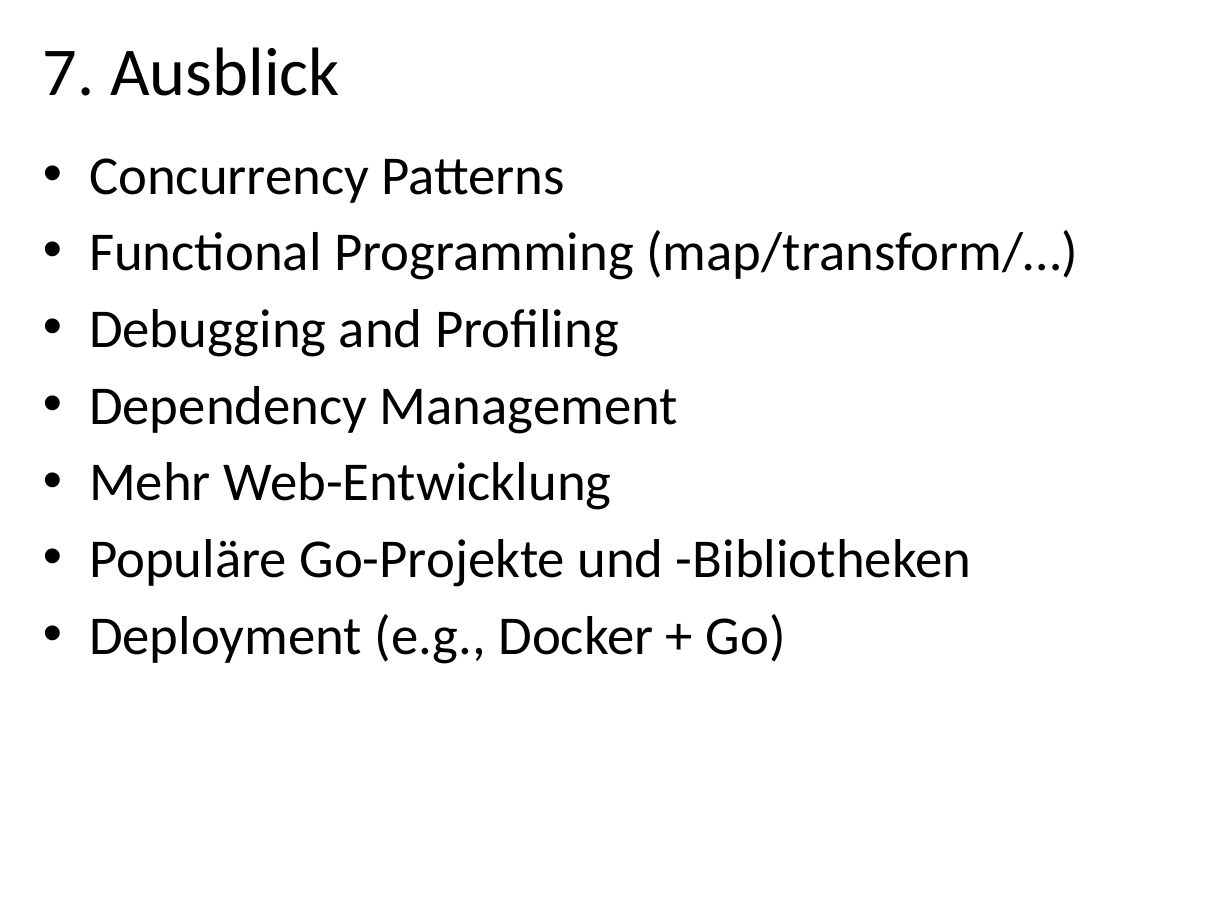
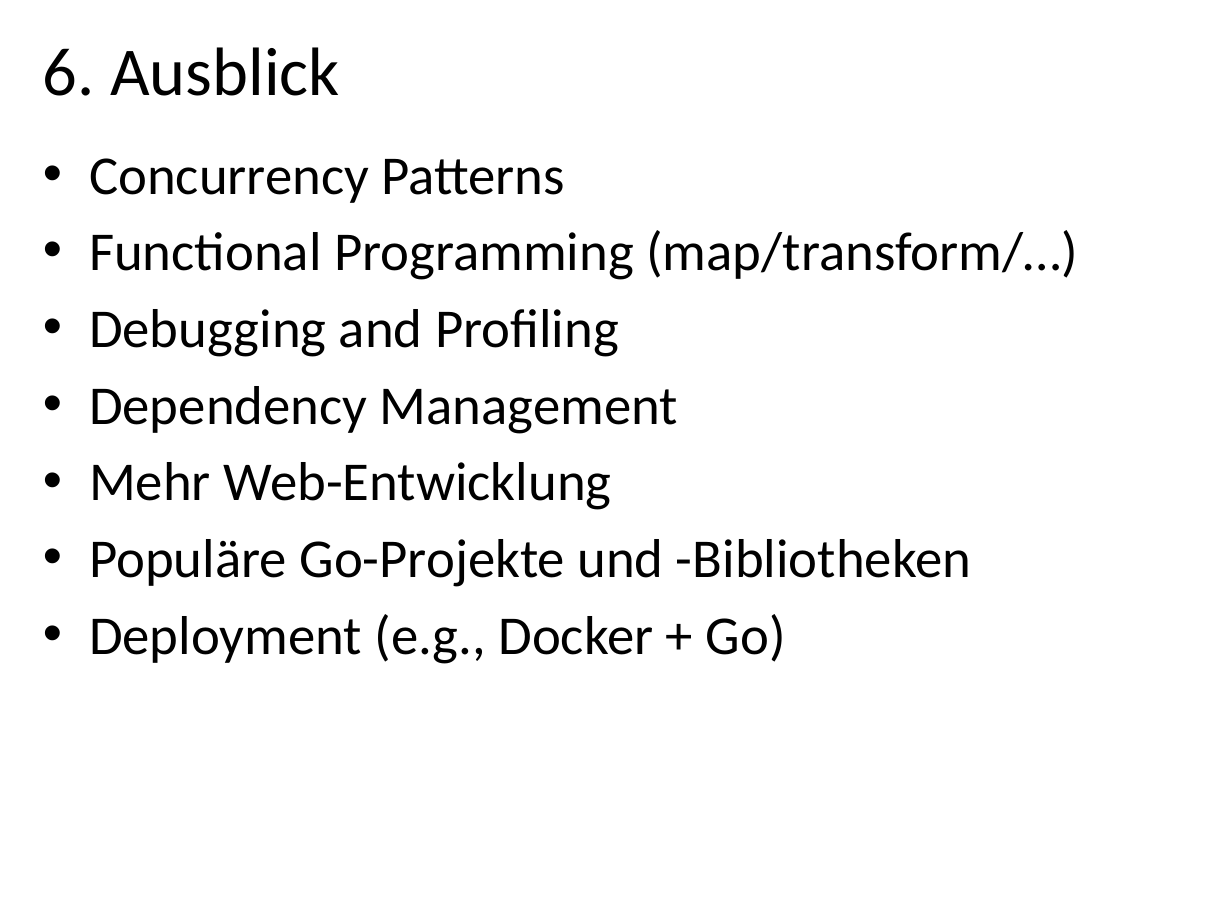
Before and after one commit to danbim/go-talk, a slide deck: slide 27 of intro-to-go.pptx (slide 28 before the commit). Drawn at 1232x924 pixels with LibreOffice and Linux fonts; fonts in the diff are those of the drawing; background and template pictures are left out. Boxes give left, top, right and bottom in pixels: in the first picture for what was removed or moved away, otherwise in the second. Text is boxed around its words. In the diff, an @@ line names an element or a change of style, - is before the commit and + after.

```diff
--- a/intro-to-go.pptx
+++ b/intro-to-go.pptx
@@ title at (43, 47, 339, 96): text changed @@
-7. Ausblick
+6. Ausblick
```
Also in this commit, not shown: 15 other slides changed, 1 slide removed, 1 other file.
